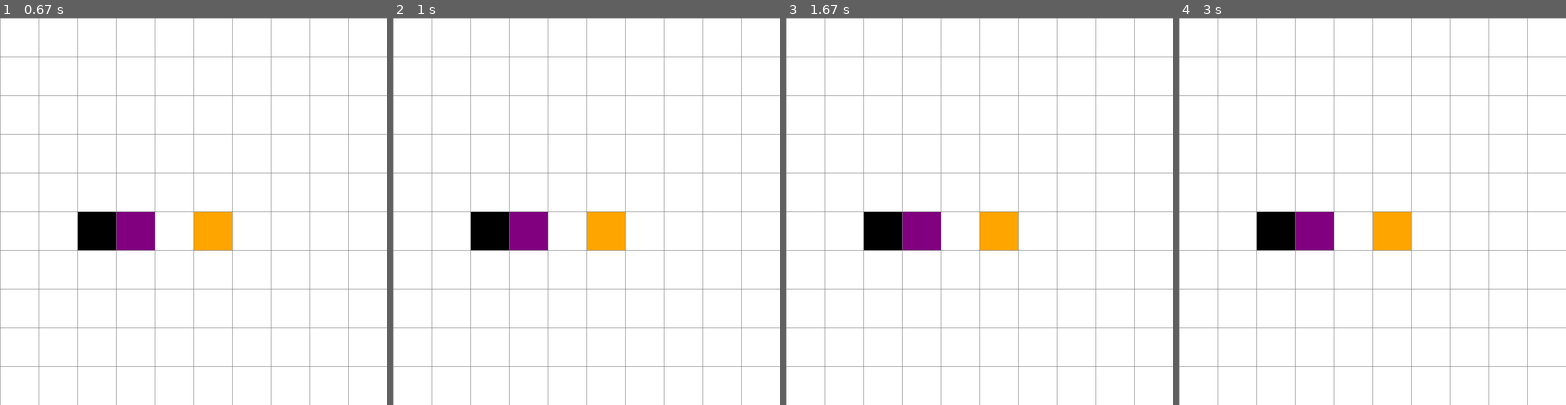
Above: before the commit, frames 1-4 (left to right).
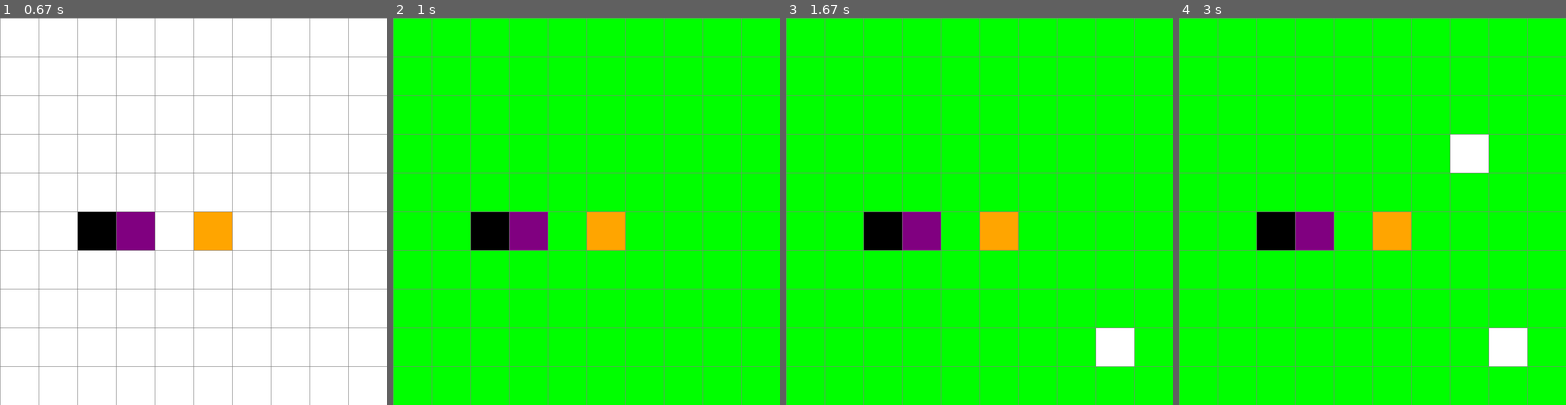
Above: after the commit, the same moments.

Repository: MelvinMG/Apuntes-Actividades-IA
Game: pygame game, started from Proyectos/asterisco/CascaronA.py
The game is run twice, just before and just after one commit, with the same random seed, the same clock (stepped at 60 frames per second) and the same inputs.
Inputs (mouse positions are in pixels of both pictures, inside the frame that each line leads up to):
- Up to frame 1 (0.67 s): press the mouse at (193, 238) at 0.37 s; move the mouse to (147, 226) at 0.47 s; release the mouse at (100, 215) at 0.6 s
- Up to frame 2 (1 s): tap Space at 0.67 s
- Up to frame 3 (1.67 s): right-click (1126, 358) at 1.55 s
- Up to frame 4 (3 s): right-click (1453, 141) at 2.72 s

Frame 1 is identical in both runs. In frame 2, 95% of the frame differs, in the area x 0-100%, y 0-100%; in frame 3, 94%; in frame 4, 93%.

Commit message:
Se agrego la funcion de explorar todos los vecinos posbiles

Diff:
--- a/Proyectos/asterisco/CascaronA.py
+++ b/Proyectos/asterisco/CascaronA.py
@@ -23,6 +23,12 @@
         self.color = BLANCO
         self.ancho = ancho
         self.total_filas = total_filas
+        self.visitado = False  # Indica si el nodo ha sido visitado
+
+        # Costos para el algoritmo A*
+        self.g = float("inf")  # Costo acumulado (inicialmente infinito)
+        self.h = 0             # Heurística
+        self.f = float("inf")  # f = g + h
 
     def get_pos(self):
         return self.fila, self.col
@@ -38,6 +44,10 @@
 
     def restablecer(self):
         self.color = BLANCO
+        self.visitado = False
+        self.g = float("inf")
+        self.h = 0
+        self.f = float("inf")
 
     def hacer_inicio(self):
         self.color = NARANJA
@@ -48,8 +58,76 @@
     def hacer_fin(self):
         self.color = PURPURA
 
+    def marcar_visitado(self):
+        self.visitado = True
+
     def dibujar(self, ventana):
-        pygame.draw.rect(ventana, self.color, (self.x, self.y, self.ancho, self.ancho))
+        # Si ya fue visitado, se pinta de verde, salvo que sea inicio o fin.
+        if self.visitado and not (self.es_inicio() or self.es_fin()):
+            pygame.draw.rect(ventana, VERDE, (self.x, self.y, self.ancho, self.ancho))
+        else:
+            pygame.draw.rect(ventana, self.color, (self.x, self.y, self.ancho, self.ancho))
+
+def obtener_vecinos(grid, nodo):
+    vecinos = []
+    filas = len(grid)
+    # Direcciones: horizontales, verticales y diagonales.
+    direcciones = [(-1, 0), (1, 0), (0, -1), (0, 1),
+                   (-1, -1), (-1, 1), (1, -1), (1, 1)]
+    for d in direcciones:
+        f = nodo.fila + d[0]
+        c = nodo.col + d[1]
+        if 0 <= f < filas and 0 <= c < filas:
+            vecinos.append(grid[f][c])
+    return vecinos
+
+def explorar_nodos(grid, fila_inicio, col_inicio, fila_fin, col_fin):
+    lista_abierta = []  # Nodos pendientes de explorar
+    lista_cerrada = []  # Nodos ya explorados
+
+    nodo_inicio = grid[fila_inicio][col_inicio]
+    nodo_inicio.g = 0
+    # Heurística: multiplicamos por 10 para representar el costo en puntos
+    nodo_inicio.h = (abs(fila_inicio - fila_fin) + abs(col_inicio - col_fin)) * 10
+    nodo_inicio.f = nodo_inicio.g + nodo_inicio.h
+
+    nodo_fin = grid[fila_fin][col_fin]
+    lista_abierta.append(nodo_inicio)
+
+    while len(lista_abierta) > 0:
+        # Ordena la lista abierta por el valor de f (menor costo total estimado)
+        lista_abierta.sort(key=lambda nodo: nodo.f)
+        nodo_actual = lista_abierta.pop(0)
+        nodo_actual.marcar_visitado()
+        print(f"Visitado: {nodo_actual.get_pos()} :: Calculos(G={nodo_actual.g}, H={nodo_actual.h}, F={nodo_actual.f})")
+        lista_cerrada.append(nodo_actual)
+
+        # Aquí se comenta/elimina la interrupción para seguir explorando
+        # if nodo_actual == nodo_fin:
+        #     print("¡Objetivo alcanzado!")
+        #     break
+
+        # Obtenemos los vecinos del nodo actual
+        vecinos = obtener_vecinos(grid, nodo_actual)
+        for vecino in vecinos:
+            if not vecino.es_pared() and vecino not in lista_cerrada:
+                # Determinar el costo de movimiento: 10 para horizontal/vertical, 14 para diagonal
+                if vecino.fila == nodo_actual.fila or vecino.col == nodo_actual.col:
+                    costo_movimiento = 10
+                else:
+                    costo_movimiento = 14
+
+                temp_g = nodo_actual.g + costo_movimiento
+
+                # Si encontramos un camino más corto, actualizamos el vecino
+                if temp_g < vecino.g:
+                    vecino.g = temp_g
+                    vecino.h = (abs(vecino.fila - fila_fin) + abs(vecino.col - col_fin)) * 10
+                    vecino.f = vecino.g + vecino.h
+                    if vecino not in lista_abierta:
+                        lista_abierta.append(vecino)
+    print("Búsqueda completada: se exploraron todos los vecinos posibles.")
+    return lista_cerrada
 
 def crear_grid(filas, ancho):
     grid = []
@@ -65,15 +143,14 @@
     ancho_nodo = ancho // filas
     for i in range(filas):
         pygame.draw.line(ventana, GRIS, (0, i * ancho_nodo), (ancho, i * ancho_nodo))
-        for j in range(filas):
-            pygame.draw.line(ventana, GRIS, (j * ancho_nodo, 0), (j * ancho_nodo, ancho))
+    for j in range(filas):
+        pygame.draw.line(ventana, GRIS, (j * ancho_nodo, 0), (j * ancho_nodo, ancho))
 
 def dibujar(ventana, grid, filas, ancho):
     ventana.fill(BLANCO)
     for fila in grid:
         for nodo in fila:
             nodo.dibujar(ventana)
-
     dibujar_grid(ventana, filas, ancho)
     pygame.display.update()
 
@@ -99,22 +176,22 @@
             if event.type == pygame.QUIT:
                 corriendo = False
 
-            if pygame.mouse.get_pressed()[0]:  # Click izquierdo
+            # Clic izquierdo para definir inicio, fin y paredes
+            if pygame.mouse.get_pressed()[0]:
                 pos = pygame.mouse.get_pos()
                 fila, col = obtener_click_pos(pos, FILAS, ancho)
                 nodo = grid[fila][col]
                 if not inicio and nodo != fin:
                     inicio = nodo
                     inicio.hacer_inicio()
-
                 elif not fin and nodo != inicio:
                     fin = nodo
                     fin.hacer_fin()
-
                 elif nodo != fin and nodo != inicio:
                     nodo.hacer_pared()
 
-            elif pygame.mouse.get_pressed()[2]:  # Click derecho
+            # Clic derecho para restablecer la celda
+            elif pygame.mouse.get_pressed()[2]:
                 pos = pygame.mouse.get_pos()
                 fila, col = obtener_click_pos(pos, FILAS, ancho)
                 nodo = grid[fila][col]
@@ -124,6 +201,11 @@
                 elif nodo == fin:
                     fin = None
 
+            # Presionar la barra espaciadora para iniciar la exploración (si se han definido inicio y fin)
+            if event.type == pygame.KEYDOWN:
+                if event.key == pygame.K_SPACE and inicio and fin:
+                    explorar_nodos(grid, inicio.fila, inicio.col, fin.fila, fin.col)
+        # Fin del bucle de eventos
     pygame.quit()
 
 main(VENTANA, ANCHO_VENTANA)
